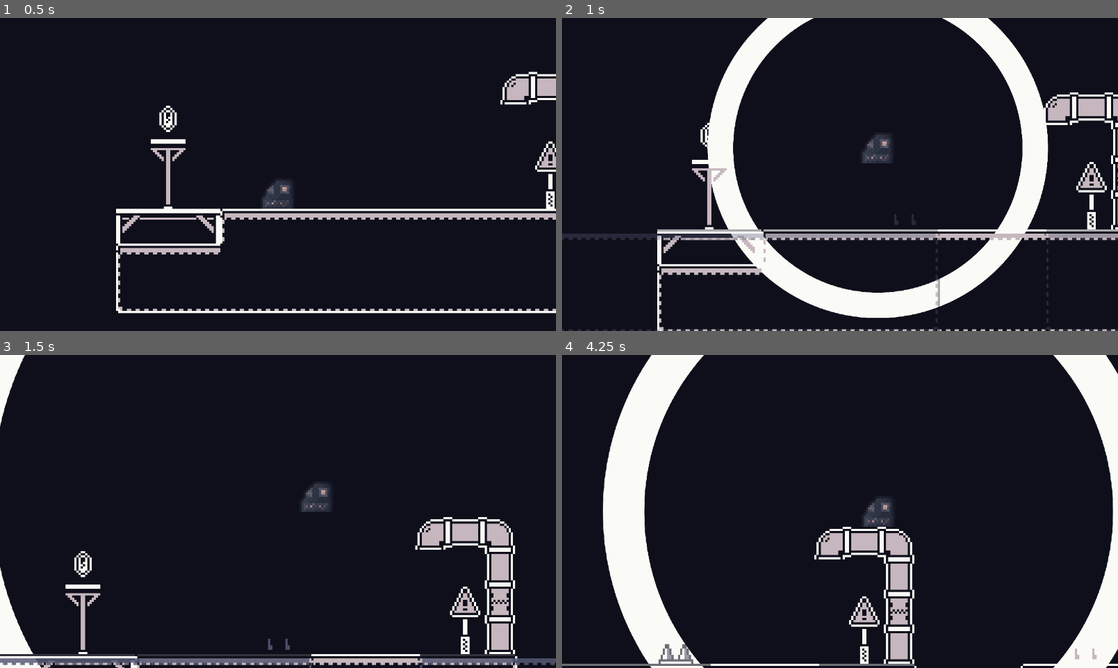
Above: before the commit, frames 1-4 (two rows, left to right).
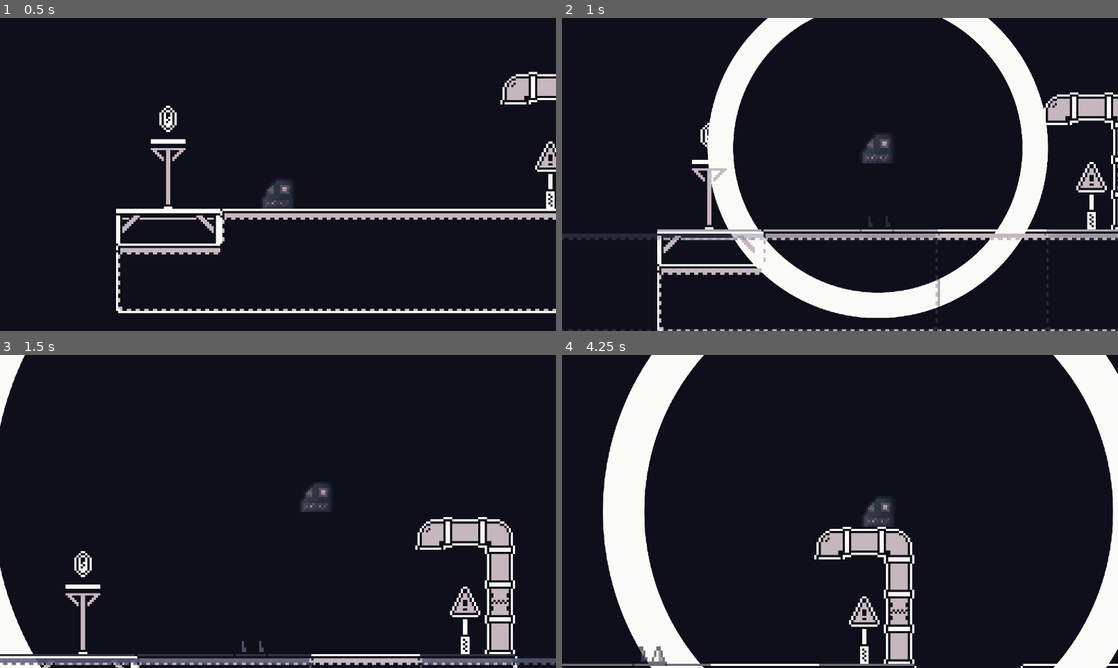
Above: after the commit, the same moments.

Repository: DeltaOmegas/AlphaTest
Game: Godot game, scene res://Levels/Test_level/test_level.tscn
Two runs of this game, one before a commit and one after it. Both use one fixed random seed, a clock stepped at 60 frames per second and the inputs below.
Inputs:
- Up to frame 1 (0.5 s): no input
- Up to frame 2 (1 s): hold D (right) from 0.53 s (still down); tap Shift (highlight) at 0.6 s; tap Space (jump) at 0.77 s
- Up to frame 3 (1.5 s): keep holding D (right); tap Ctrl (switch_color) at 1.35 s
- Up to frame 4 (4.25 s): tap Space (jump) at 1.52, 3.02, 3.77 s; release D (right) at 2.03 s; hold A (left) 2.03-2.78 s; tap Shift (highlight) at 2.1, 3.6 s; hold D (right) from 2.78 s (still down); tap Ctrl (switch_color) at 2.85 s

Frame 1 is identical in both runs. In frame 2, less than 0.1% of the frame differs, in the area x 53-64%, y 62-69%; in frame 3, less than 0.1%; in frame 4, 0.3%, in the area x 12-97%, y 92-100%.

Commit message:
small spike changes

Diff:
--- a/Levels/Test_level/Enviroment/black_ground.tscn
+++ b/Levels/Test_level/Enviroment/black_ground.tscn
@@ -1138,4 +1138,4 @@
 [node name="Black_Checkpoint" parent="." instance=ExtResource("2_irub3")]
 
 [node name="Black_Spike" parent="." instance=ExtResource("3_3xpje")]
-position = Vector2(199, 0)
+position = Vector2(187, 1)
--- a/Levels/Test_level/Enviroment/white_ground.tscn
+++ b/Levels/Test_level/Enviroment/white_ground.tscn
@@ -1,8 +1,7 @@
-[gd_scene load_steps=4 format=3 uid="uid://devysachcnue7"]
+[gd_scene load_steps=3 format=3 uid="uid://devysachcnue7"]
 
 [ext_resource type="TileSet" uid="uid://c8ba6boispnh1" path="res://Assets/Light_Tileset.tres" id="1_v44ax"]
 [ext_resource type="PackedScene" uid="uid://dvqyl1hv6avac" path="res://Objects/Eniroment/white_checkpoint.tscn" id="2_31j1a"]
-[ext_resource type="PackedScene" uid="uid://f7xkdk7o18qs" path="res://Objects/Eniroment/white_spike.tscn" id="3_ruish"]
 
 [node name="White_Ground" type="Node2D"]
 
@@ -13,6 +12,3 @@
 layer_0/tile_data = PackedInt32Array(0, 655360, 5, 1, 720896, 5, 2, 720896, 5, 3, 720896, 5, 4, 720896, 5, 5, 720896, 5 …(1070 unchanged characters)…
 
 [node name="White_Checkpoint" parent="." instance=ExtResource("2_31j1a")]
-
-[node name="Black_Spike" parent="." instance=ExtResource("3_ruish")]
-position = Vector2(293, 0)
--- a/Objects/Eniroment/black_spike.tscn
+++ b/Objects/Eniroment/black_spike.tscn
@@ -6,20 +6,20 @@
 [sub_resource type="RectangleShape2D" id="RectangleShape2D_6ibve"]
 size = Vector2(18, 11)
 
-[node name="White_Spike" type="Node2D"]
+[node name="Black_Spike" type="Node2D"]
 
 [node name="Spike_Base" type="TileMap" parent="."]
 tile_set = ExtResource("2_lgtd3")
 format = 2
 layer_0/tile_data = PackedInt32Array(-65536, 196608, 9)
 
-[node name="Spike_Area_White" type="Area2D" parent="."]
+[node name="Spike_Area_Black" type="Area2D" parent="."]
 collision_layer = 2
 collision_mask = 8
 script = ExtResource("3_iug6h")
 
-[node name="Spike_Collision" type="CollisionShape2D" parent="Spike_Area_White"]
-position = Vector2(8, -4.5)
+[node name="Spike_Collision" type="CollisionShape2D" parent="Spike_Area_Black"]
+position = Vector2(8, -4)
 shape = SubResource("RectangleShape2D_6ibve")
 
-[connection signal="body_entered" from="Spike_Area_White" to="Spike_Area_White" method="_on_body_entered"]
+[connection signal="body_entered" from="Spike_Area_Black" to="Spike_Area_Black" method="_on_body_entered"]
--- a/Objects/Eniroment/white_spike.tscn
+++ b/Objects/Eniroment/white_spike.tscn
@@ -6,20 +6,19 @@
 [sub_resource type="RectangleShape2D" id="RectangleShape2D_6ibve"]
 size = Vector2(18, 11)
 
-[node name="Black_Spike" type="Node2D"]
+[node name="White_Spike" type="Node2D"]
 
 [node name="Spike_Base" type="TileMap" parent="."]
 tile_set = ExtResource("1_5c4m7")
 format = 2
 layer_0/tile_data = PackedInt32Array(-65536, 196608, 9)
 
-[node name="Spike_Area_Black" type="Area2D" parent="."]
-collision_layer = 2
-collision_mask = 12
+[node name="Spike_Area_White" type="Area2D" parent="."]
+collision_mask = 4
 script = ExtResource("2_5uu8t")
 
-[node name="Spike_Collision" type="CollisionShape2D" parent="Spike_Area_Black"]
+[node name="Spike_Collision" type="CollisionShape2D" parent="Spike_Area_White"]
 position = Vector2(8, -4.5)
 shape = SubResource("RectangleShape2D_6ibve")
 
-[connection signal="body_entered" from="Spike_Area_Black" to="Spike_Area_Black" method="_on_body_entered"]
+[connection signal="body_entered" from="Spike_Area_White" to="Spike_Area_White" method="_on_body_entered"]
Not shown: 1 places in Levels/Test_level/Enviroment/black_ground.tscn that only renumber resources
Not shown: 1 places in Objects/Eniroment/black_spike.tscn that only renumber resources
Not shown: 1 places in Objects/Eniroment/white_spike.tscn that only renumber resources
